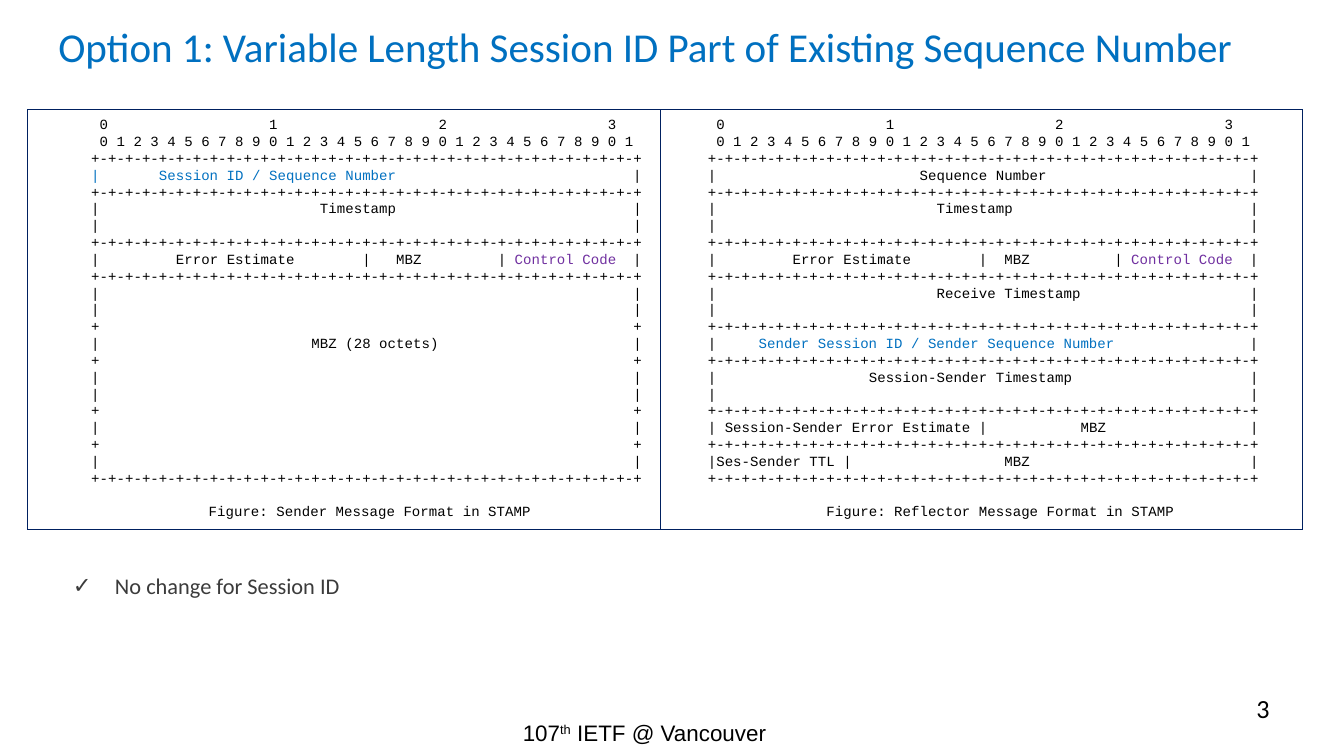
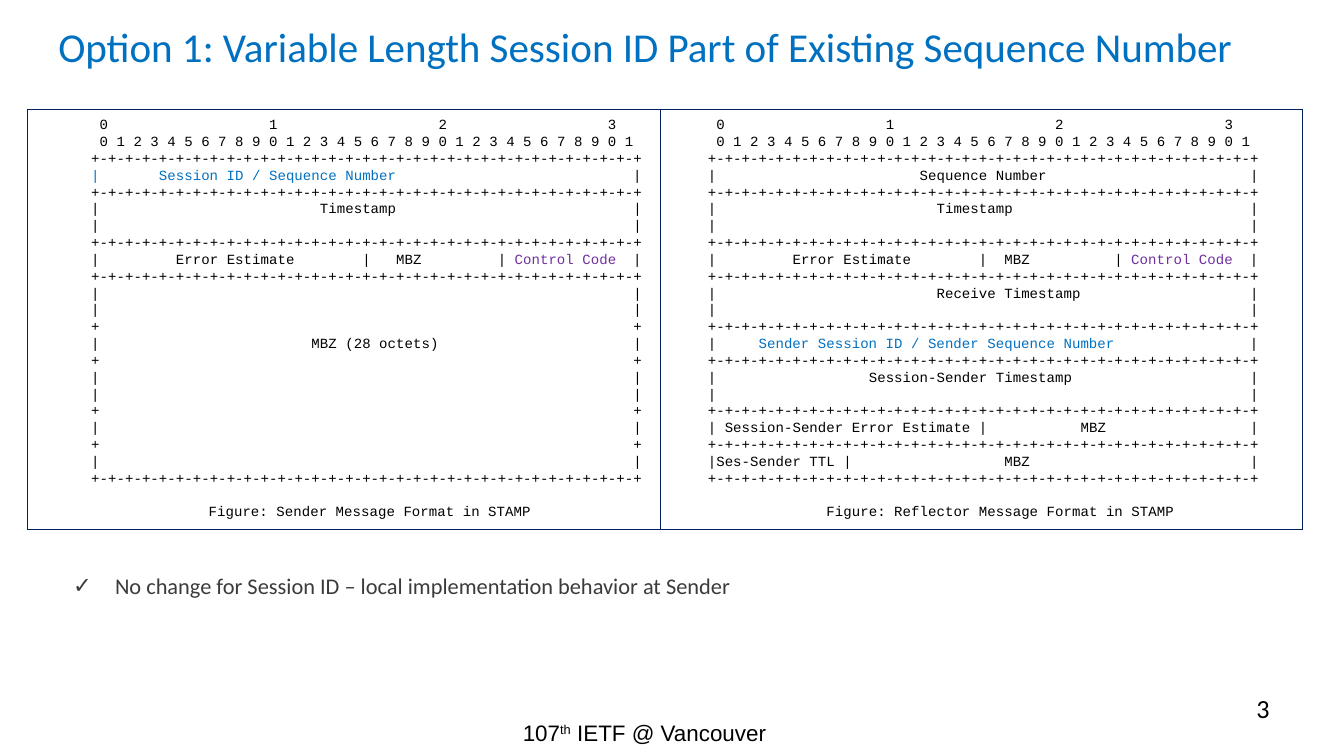
Before and after one commit to rakgandhi/ietf-public, a slide deck: slide 3 of ietf-stamp-session-id-rev1.pptx. Drawn at 1344x756 pixels with LibreOffice and Linux fonts; fonts in the diff are those of the drawing. Boxes give left, top, right and bottom in pixels: in the first picture for what was removed or moved away, otherwise in the second. Text is boxed around its words. In the diff, an @@ line names an element or a change of style, - is before the commit and + after.

```diff
--- a/ietf-stamp-session-id-rev1.pptx
+++ b/ietf-stamp-session-id-rev1.pptx
@@ text at [115, 578, 730, 598]: text changed @@
-✓ No change for Session ID
+✓ No change for Session ID – local implementation behavior at Sender
```
Also in this commit, not shown: 5 other slides changed.
